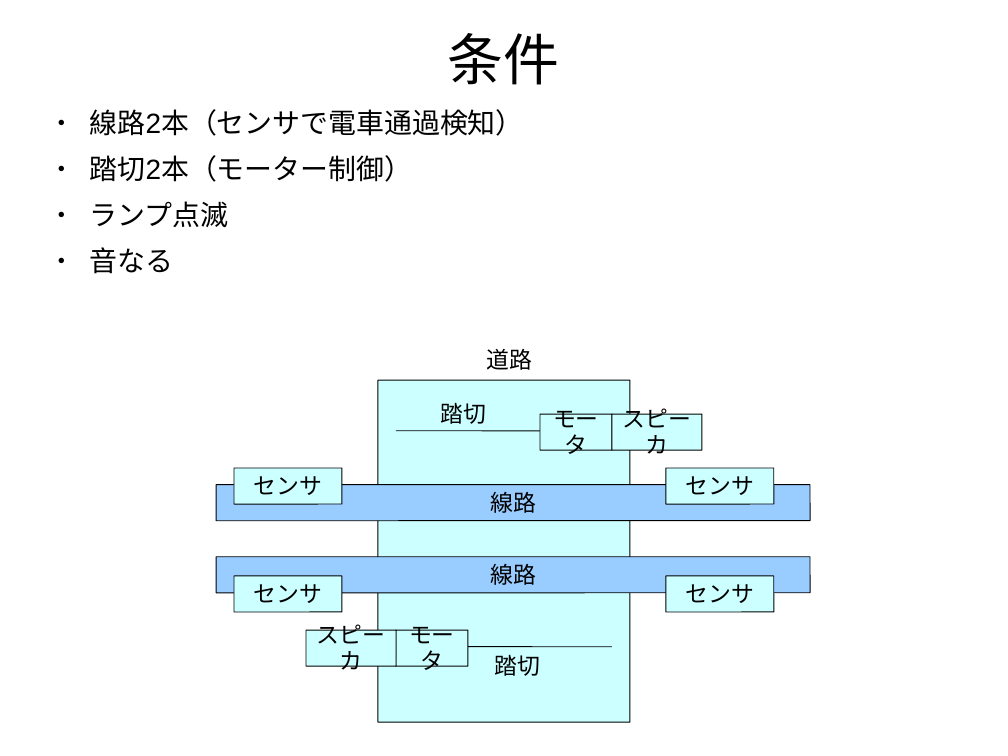
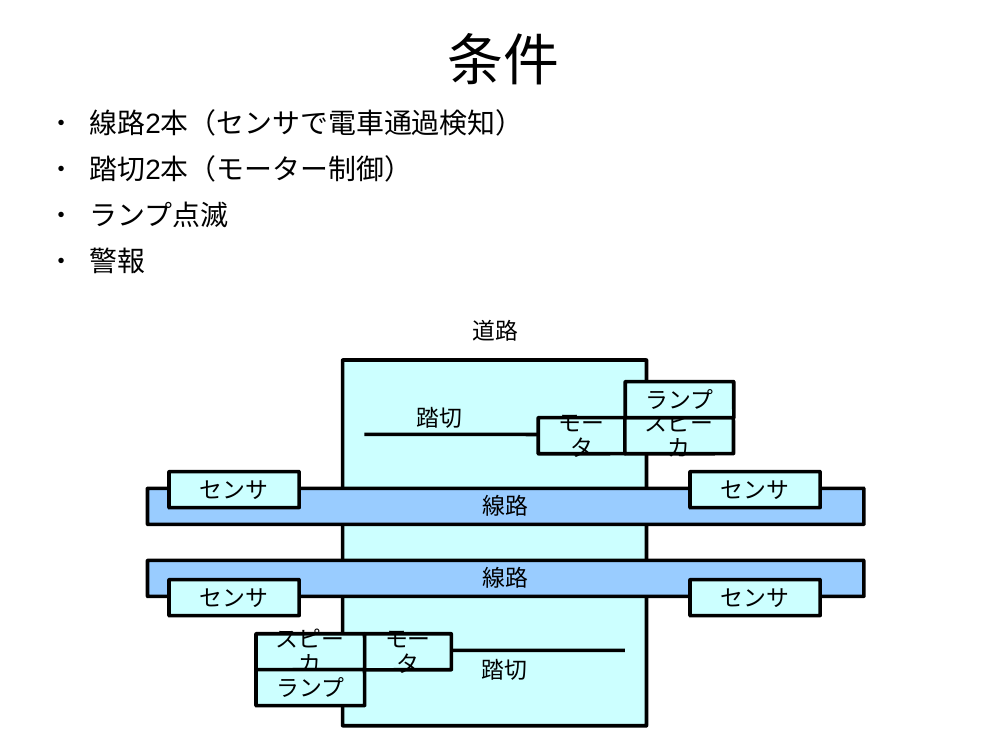
Before and after one commit to hn-rep/work, a slide deck: slide 1 of UML/train.ppt. Drawn at 1008x756 pixels with LibreOffice and Linux fonts; fonts in the diff are those of the drawing. Boxes give left, top, right and bottom in pixels: in the first picture for what was removed or moved away, otherwise in the second. Text is boxed around its words. In the diff, an @@ line names an element or a change of style, - is before the commit and + after.

Commit message:
up

```diff
--- a/UML/train.ppt
+++ b/UML/train.ppt
@@ text at box(90, 247, 146, 274): text changed @@
-● 音なる
+● 警報
@@ text "道路": place and size @@
-text "道路" at box(487, 349, 533, 370)
+text "道路" at box(472, 320, 518, 341)
@@ outline #000000 0.74 pt to #000000 2.83 pt in 11 elements at box(539, 418, 626, 454), box(147, 561, 864, 596), box(147, 488, 864, 524), box(365, 634, 452, 670), box(626, 418, 735, 454), box(691, 472, 820, 508), box(691, 580, 820, 616), box(256, 634, 365, 670), box(169, 472, 299, 508), box(169, 580, 299, 616), box(343, 360, 647, 726) @@
@@ freeform shape: place and size @@
-freeform shape at box(378, 381, 630, 723)
+freeform shape at box(343, 360, 647, 726)
@@ rounded rectangle added at box(626, 381, 735, 417), fill #CCFFFF, outline #000000 2.83 pt, 18 pt, text #000000 @@
+ランプ
@@ text "踏切": place and size @@
-text "踏切" at box(441, 402, 487, 424)
+text "踏切" at box(417, 406, 463, 428)
@@ rounded rectangle "モータ": place and size @@
-rounded rectangle "モータ" at box(541, 414, 613, 450)
+rounded rectangle "モータ" at box(539, 418, 626, 454)
@@ rounded rectangle "スピーカ": place and size @@
-rounded rectangle "スピーカ" at box(612, 414, 702, 450)
+rounded rectangle "スピーカ" at box(626, 418, 735, 454)
@@ line moved from (396, 431) - (612, 431) to (365, 434) - (626, 434) @@
@@ line (365, 434) - (626, 434): stroke #000000 0.74 pt to #000000 2.83 pt @@
@@ rounded rectangle "センサ": place and size @@
-rounded rectangle "センサ" at box(234, 468, 342, 504)
+rounded rectangle "センサ" at box(169, 472, 299, 508)
@@ rounded rectangle "センサ": place and size @@
-rounded rectangle "センサ" at box(666, 468, 774, 504)
+rounded rectangle "センサ" at box(691, 472, 820, 508)
@@ rounded rectangle "線路": place and size @@
-rounded rectangle "線路" at box(216, 485, 810, 520)
+rounded rectangle "線路" at box(147, 488, 864, 524)
@@ rounded rectangle "線路": place and size @@
-rounded rectangle "線路" at box(216, 557, 810, 593)
+rounded rectangle "線路" at box(147, 561, 864, 596)
@@ rounded rectangle "センサ": place and size @@
-rounded rectangle "センサ" at box(234, 576, 342, 612)
+rounded rectangle "センサ" at box(169, 580, 299, 616)
@@ rounded rectangle "センサ": place and size @@
-rounded rectangle "センサ" at box(666, 576, 774, 612)
+rounded rectangle "センサ" at box(691, 580, 820, 616)
@@ rounded rectangle "スピーカ": place and size @@
-rounded rectangle "スピーカ" at box(306, 630, 396, 666)
+rounded rectangle "スピーカ" at box(256, 634, 365, 670)
@@ rounded rectangle "モータ": place and size @@
-rounded rectangle "モータ" at box(396, 630, 468, 666)
+rounded rectangle "モータ" at box(365, 634, 452, 670)
@@ line moved from (396, 647) - (612, 647) to (365, 650) - (626, 650) @@
@@ line (365, 650) - (626, 650): stroke #000000 0.74 pt to #000000 2.83 pt @@
@@ text "踏切": place and size @@
-text "踏切" at box(495, 654, 541, 676)
+text "踏切" at box(482, 658, 528, 680)
@@ rounded rectangle added at box(256, 670, 365, 705), fill #CCFFFF, outline #000000 2.83 pt, 18 pt, text #000000 @@
+ランプ
```
Also in this commit, not shown: 2 other slides changed, 5 slides added, 1 slide removed.
